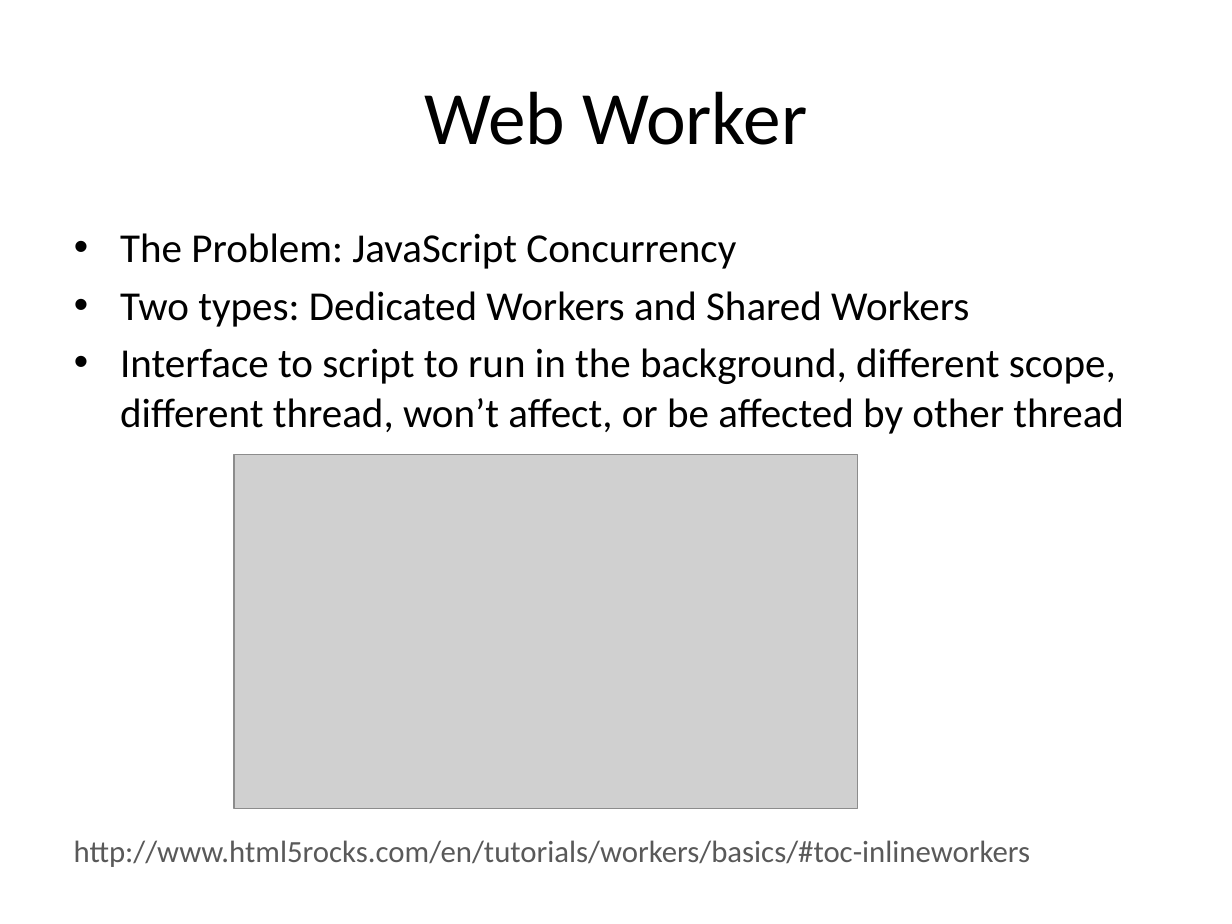
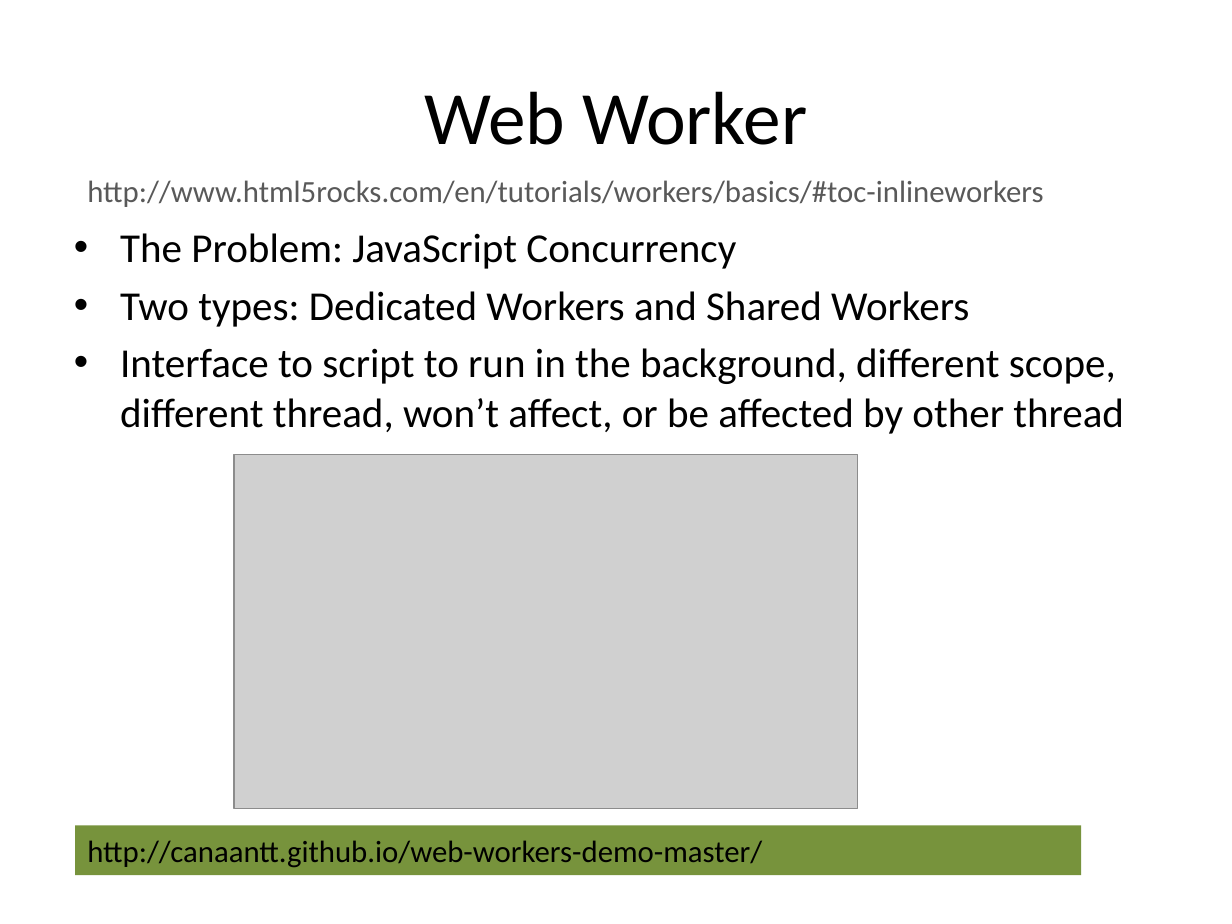
Before and after one commit to canaantt/canaantt.github.io, a slide deck: slide 16 of FE_P4/Techie_0224.pptx. Drawn at 1232x924 pixels with LibreOffice and Linux fonts; fonts in the diff are those of the drawing; grey boxes stand for pictures. Boxes give left, top, right and bottom in pixels: in the first picture for what was removed or moved away, otherwise in the second. Text is boxed around its words. In the diff, an @@ line names an element or a change of style, - is before the commit and + after.

```diff
--- a/FE_P4/Techie_0224.pptx
+++ b/FE_P4/Techie_0224.pptx
@@ text "http://www.html5rocks.com/en/tutorials/workers/basics/#toc-i ...": place and size @@
-text "http://www.html5rocks.com/en/tutorials/workers/basics/#toc-i ..." at <box>74,840,1030,867</box>
+text "http://www.html5rocks.com/en/tutorials/workers/basics/#toc-i ..." at <box>87,180,1043,207</box>
@@ rectangle added at <box>75,825,1080,875</box>, fill #77933C, 18 pt, text #000000 @@
+http://canaantt.github.io/web-workers-demo-master/
```
Also in this commit, not shown: 6 other slides changed.
